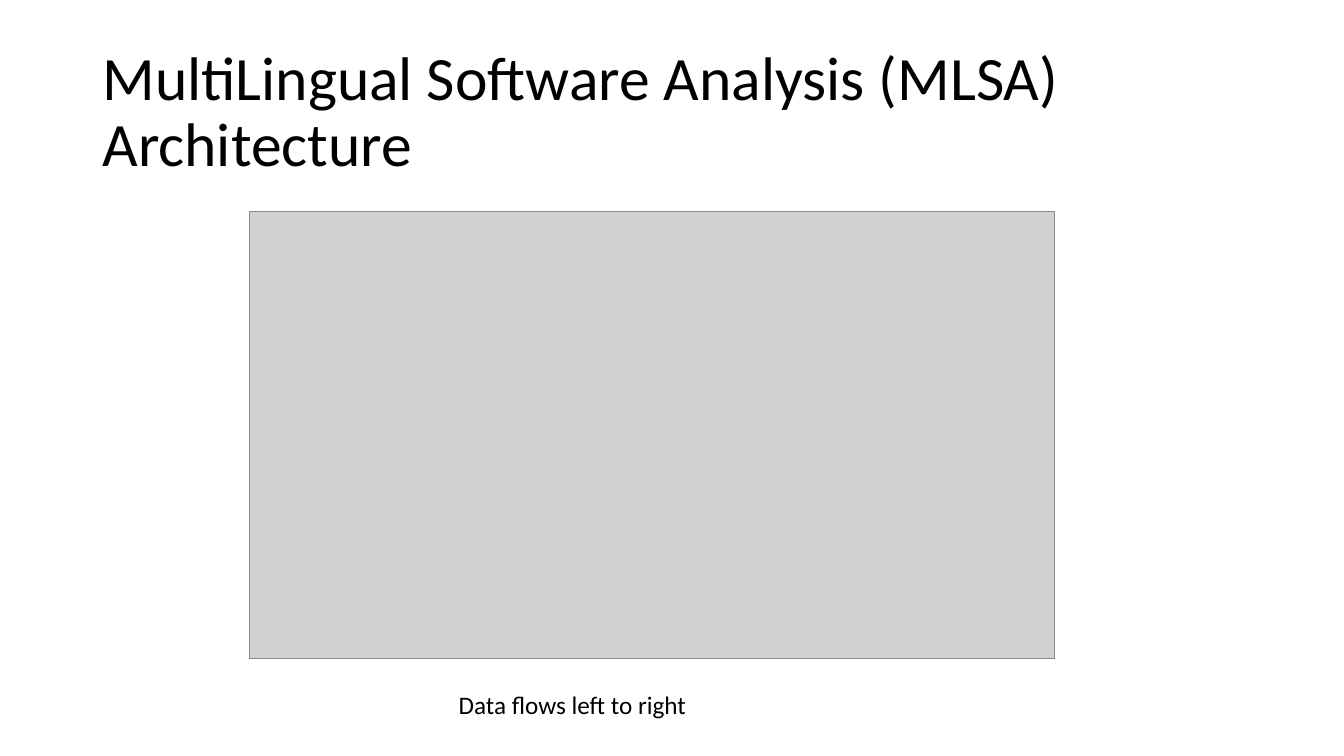
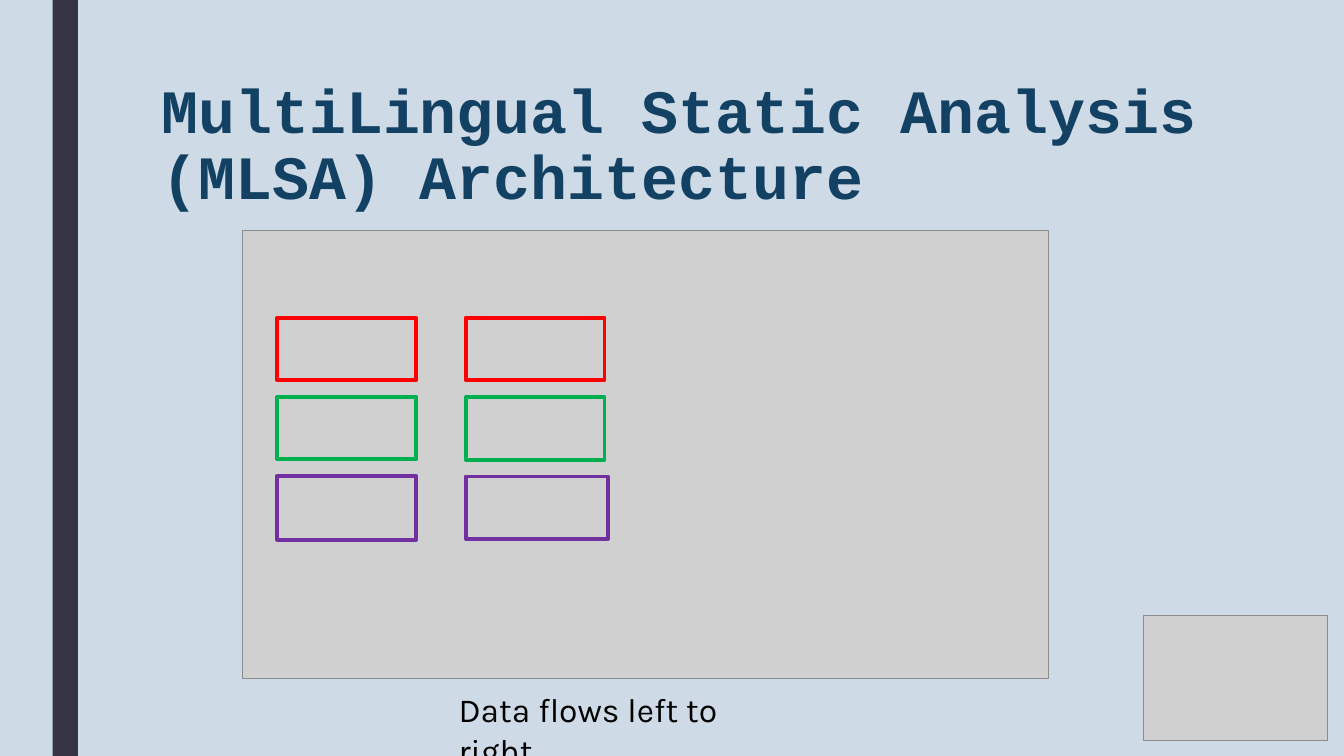
Before and after one commit to MultilingualStaticAnalysis/MLSA, a slide deck: slide 5 of Doc/LBB ICSoft2017 Slides v0.pptx. Drawn at 1344x756 pixels with LibreOffice and Linux fonts; fonts in the diff are those of the drawing; grey boxes stand for pictures. Boxes give left, top, right and bottom in pixels: in the first picture for what was removed or moved away, otherwise in the second. Text is boxed around its words. In the diff, an @@ line names an element or a change of style, - is before the commit and + after.

```diff
--- a/Doc/LBB ICSoft2017 Slides v0.pptx
+++ b/Doc/LBB ICSoft2017 Slides v0.pptx
@@ background #FFFFFF to #CEDBE6 @@
@@ rectangle added at [52, 0, 78, 756], fill #373545 @@
@@ title "MultiLingual Static Analysis (MLSA) Architecture" at [161, 89, 1196, 212]: vertical alignment middle to top @@
@@ title at [161, 89, 1196, 212]: text changed; font Calibri to Courier New; text colour #000000 to #134163; bold on @@
-MultiLingual Software Analysis (MLSA) Architecture
+MultiLingual Static Analysis (MLSA) Architecture
@@ picture: place and size @@
-picture at [249, 212, 1055, 659]
+picture at [243, 231, 1049, 679]
@@ rectangle added at [277, 318, 416, 380], outline #FF0000 2.75 pt @@
@@ rectangle added at [466, 318, 605, 380], outline #FF0000 2.75 pt @@
@@ rectangle added at [277, 397, 416, 460], outline #00B050 2.75 pt @@
@@ rectangle added at [466, 397, 605, 460], outline #00B050 2.75 pt @@
@@ rectangle added at [277, 476, 416, 539], outline #7030A0 2.75 pt @@
@@ rectangle added at [466, 477, 608, 539], outline #7030A0 2.75 pt @@
@@ picture added at [1144, 616, 1328, 741] @@
@@ text "Data flows left to right" at [459, 699, 717, 723]: size 18 to 24 pt, font Calibri to Karla @@
```
Also in this commit, not shown: 15 other slides changed, 6 other files.
